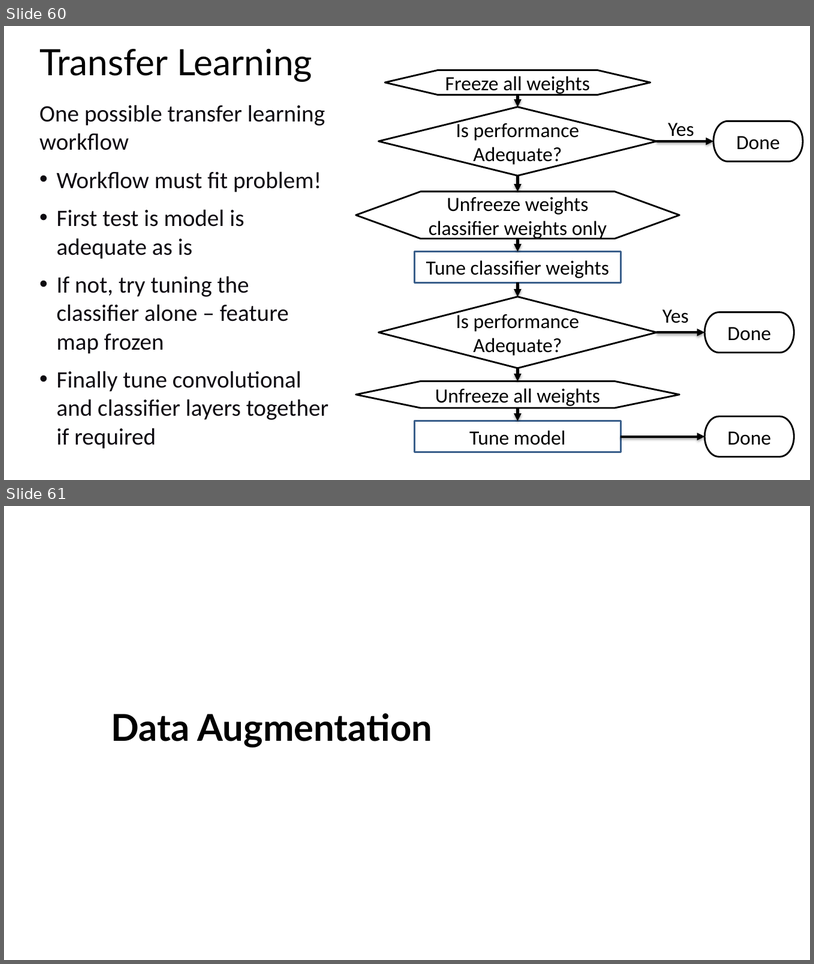
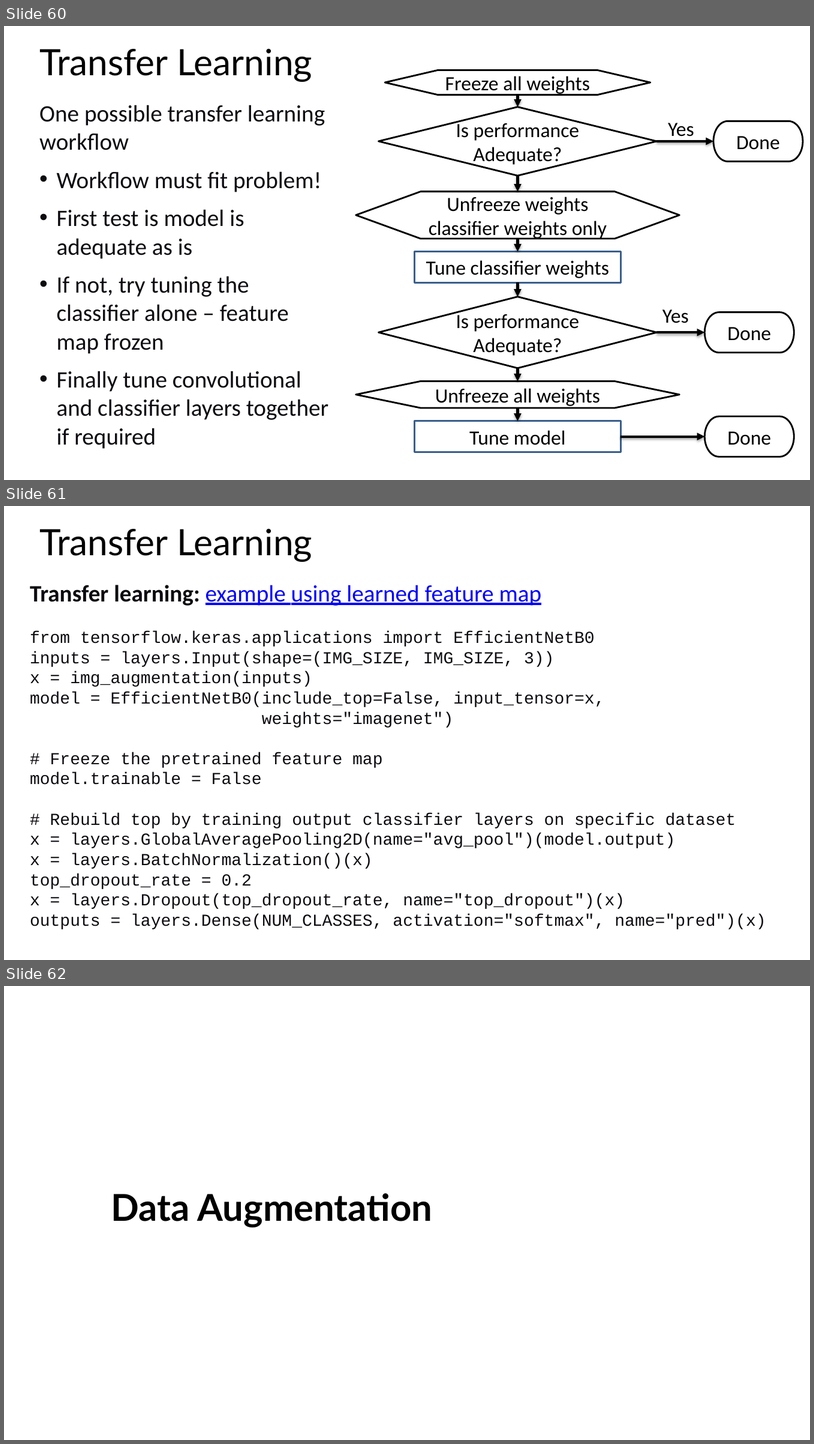
Before and after one commit to StephenElston/CSCI-E25, a slide deck: Slides/6_ConvolutionalNNs.pptx. Shown one above the other, each under a label of ours: slides 60 and 61 before the commit, slides 60, 61 and 62 after it. The pictures are 814x964 and 814x1444 pixels, drawn with LibreOffice and Linux fonts; fonts in the diff are those of the drawing; background and template pictures are left out. Boxes give left, top, right and bottom in pixels: in the first picture for what was removed or moved away, otherwise in the second. Text is boxed around its words. In the diff, an @@ line names an element or a change of style, - is before the commit and + after.

```diff
--- a/Slides/6_ConvolutionalNNs.pptx
+++ b/Slides/6_ConvolutionalNNs.pptx
@@ slide 61 added at bbox=[4, 506, 810, 960], background #FFFFFF @@
@@ text added at bbox=[39, 529, 312, 562], 43.2 pt, text #000000 @@
+Transfer Learning
@@ text added at bbox=[30, 585, 766, 929], 20 pt, text #0D0A10 @@
+Transfer learning: example using learned feature map
+from tensorflow.keras.applications import EfficientNetB0
+inputs = layers.Input(shape=(IMG_SIZE, IMG_SIZE, 3))
+x = img_augmentation(inputs)
+model = EfficientNetB0(include_top=False, input_tensor=x,
+weights="imagenet")
+# Freeze the pretrained feature map
+model.trainable = False
+# Rebuild top by training output classifier layers on specific dataset
+x = layers.GlobalAveragePooling2D(name="avg_pool")(model.output)
+x = layers.BatchNormalization()(x)
+top_dropout_rate = 0.2
+x = layers.Dropout(top_dropout_rate, name="top_dropout")(x)
+outputs = layers.Dense(NUM_CLASSES, activation="softmax", name="pred")(x)
@@ what was slide 61 is now slide 62 @@
```
Also in this commit, not shown: 1 slide changed, 1 other slide added.
